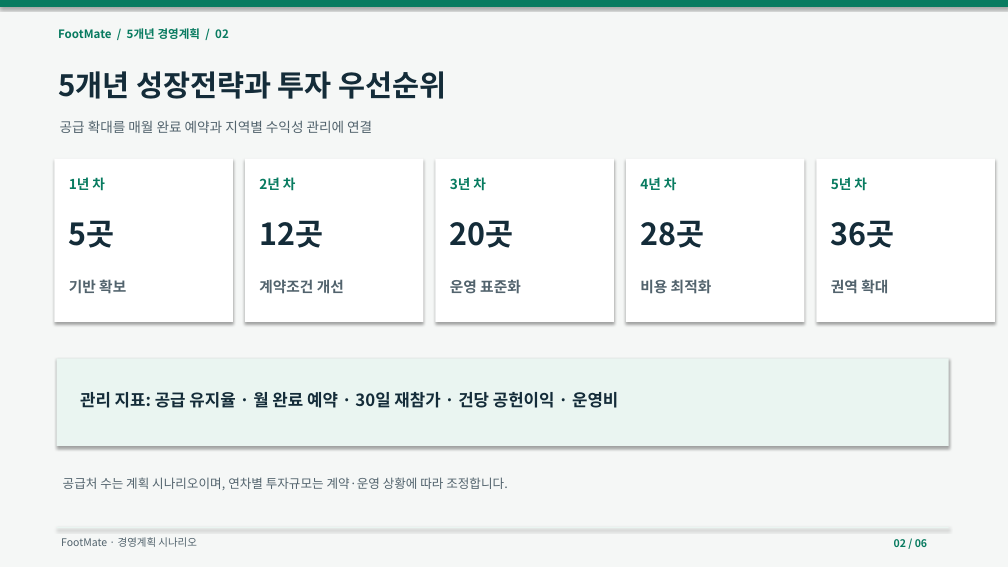
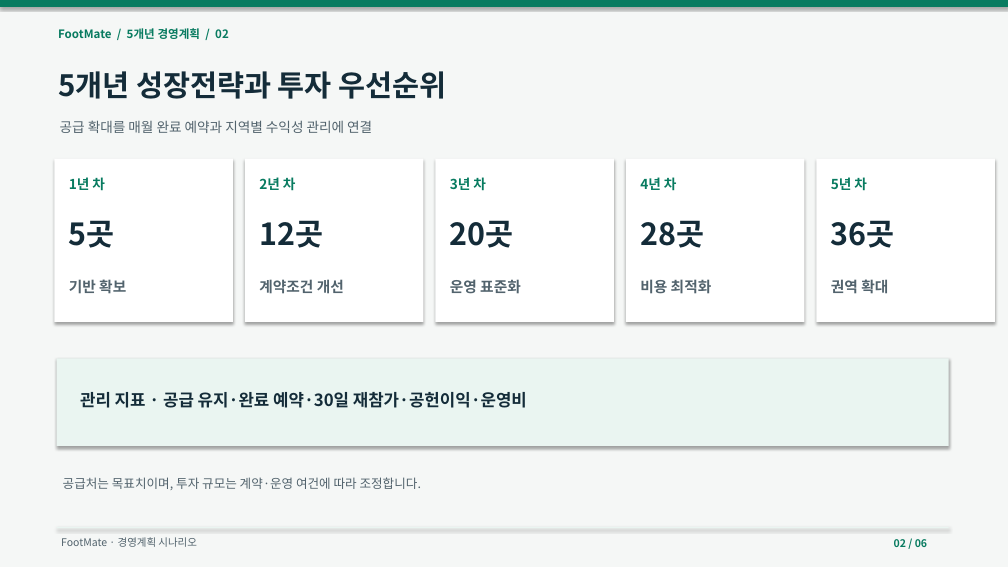
Before and after one commit to dohyunkimmm/footmate, a slide deck: slide 2 of src/case-study/downloads/footmate_5year_strategy.pptx. Drawn at 1008x567 pixels with LibreOffice and Linux fonts; fonts in the diff are those of the drawing. Boxes give left, top, right and bottom in pixels: in the first picture for what was removed or moved away, otherwise in the second. Text is boxed around its words. In the diff, an @@ line names an element or a change of style, - is before the commit and + after.

```diff
--- a/src/case-study/downloads/footmate_5year_strategy.pptx
+++ b/src/case-study/downloads/footmate_5year_strategy.pptx
@@ text at (80,392,527,408): text changed @@
-관리 지표: 공급 유지율 · 월 완료 예약 · 30일 재참가 · 건당 공헌이익 · 운영비
+관리 지표 · 공급 유지·완료 예약·30일 재참가·공헌이익·운영비
@@ text at (63,477,422,490): text changed @@
-공급처 수는 계획 시나리오이며, 연차별 투자규모는 계약·운영 상황에 따라 조정합니다.
+공급처는 목표치이며, 투자 규모는 계약·운영 여건에 따라 조정합니다.
```
Also in this commit, not shown: 5 other slides changed, 16 other files.
